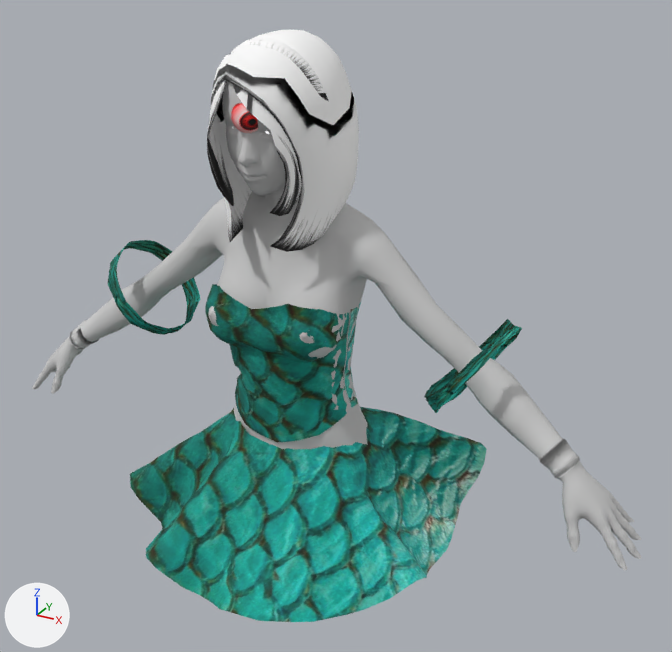
Two versions of the FBX model CR4VE/CR4VE/CR4VEContent/Assets/Models/Players/albino.FBX, one commit apart.
Camera for both pictures: a 50 mm camera at (0.285, -0.597, 0.37) aimed at (0.014, -0.104, 0.124). The lights are fixed; the arrows at lower left show +X, +Y and +Z. Where no turn or scale is listed for an object, it has been applied to the vertices. Vertices at the same position are counted once.

The older version as bpy lines, for what is in view:
```python
ob_circle001 = bpy.data.objects.new('Circle001', me_mesh_003)
ob_circle001.location = (-0.0067, -0.1232, 0.0849)
ob_line004 = bpy.data.objects.new('Line004', me_mesh_007)
ob_line004.location = (0.1386, -0.0823, 0.0)
ob_line005 = bpy.data.objects.new('Line005', me_mesh_008)
ob_line005.location = (-0.1344, -0.1218, 0.1497)
ob_sdef_fabody = bpy.data.objects.new('sdef:FaBody', me_mesh_001)
ob_sdef_fabody.location = (-0.0067, -0.1038, -0.0086)
ob_sphere001 = bpy.data.objects.new('Sphere001', me_mesh_005)
ob_sphere001.location = (-0.0069, -0.1668, 0.2696)
# also in view: 'sdef:FaFair' at (-0.007, -0.131, 0.251); 'Line002' at (-0.008, -0.125, 0.113)
```
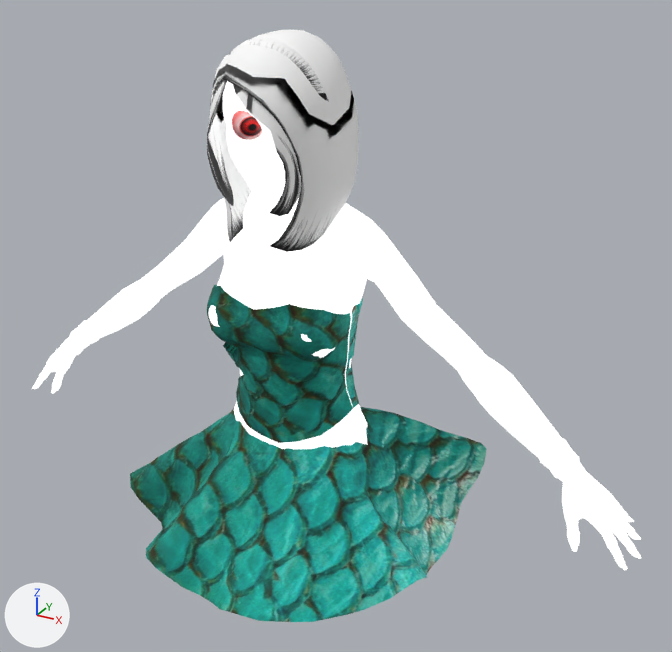
The newer file is also turned or shifted as a whole; pictures and numbers use the older file's frame.

What changed in the scene script:
```text
Change mat_21___default:
    add mat_21___default.emission_strength = 1.0
Change me_mesh_005:
    where me_mesh_005.from_pydata(...)  # 482 vertices, 960 faces; spans x -0.0092..0.0092, y -0.0092..0.0092, z -0.0092..0.0092
    used by ob_sphere001; location = (-0.0069, -0.1668, 0.2696)
    me_mesh_005 part 1: the whole mesh is turned -9.8 degrees about the x axis through its middle, then moved by (0.0002, 0.0, -0.0039)
Change ob_line005:
    ob_line005.location: (-0.1344, -0.1218, 0.1497) -> (-0.0067, -0.1218, 0.1497)
Change ob_line004:
    ob_line004.location: (0.1386, -0.0823, 0.0) -> (-0.0067, -0.0823, 0.0)
```

Boxes [x1, y1, x2, y2] around the edits, measured in the pictures (672 x 652 px):
'sdef:FaBody', surface changed (grey to white)
    both: [32, 81, 641, 570]
'Line004', moved
    before: [424, 319, 522, 413]
    after: [223, 342, 236, 362]
'Line005', moved (not visible afterwards)
    before: [108, 240, 200, 335]
'Sphere001', mesh turned
    before: [231, 103, 258, 133]
    after: [232, 111, 262, 140]
